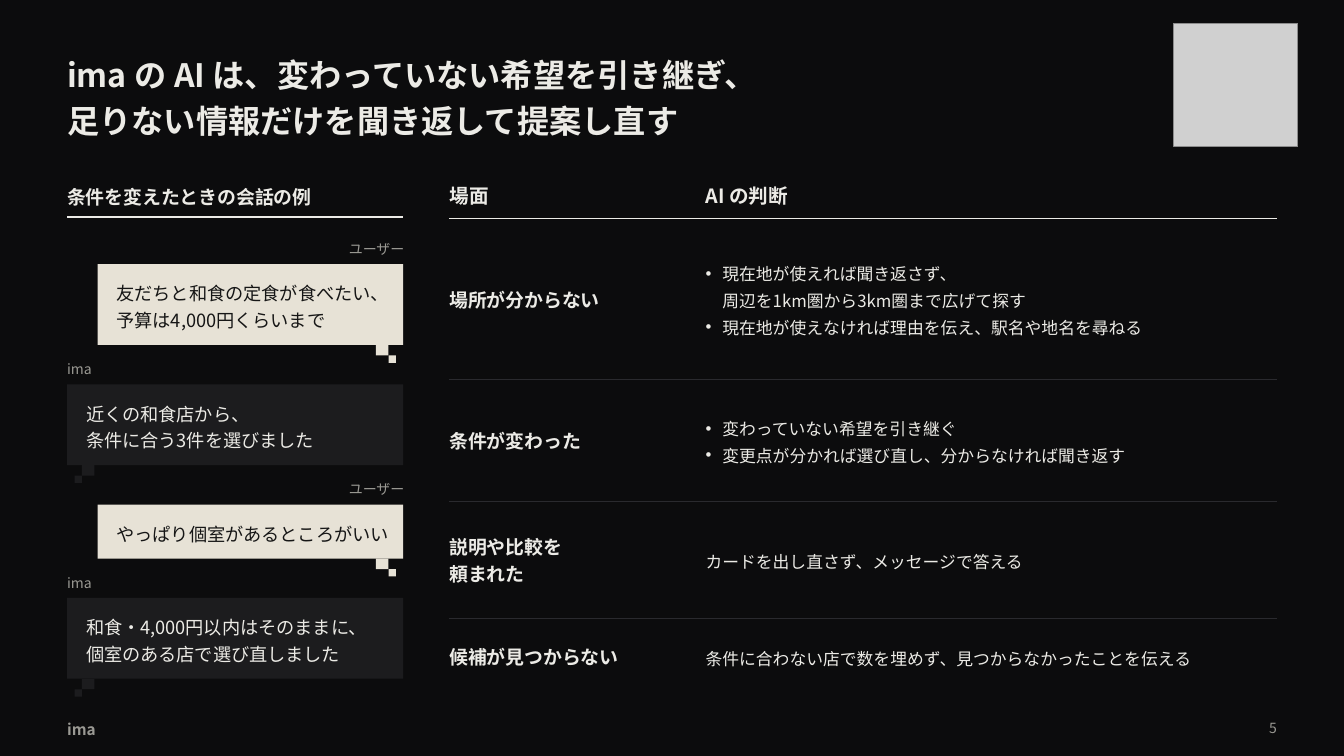
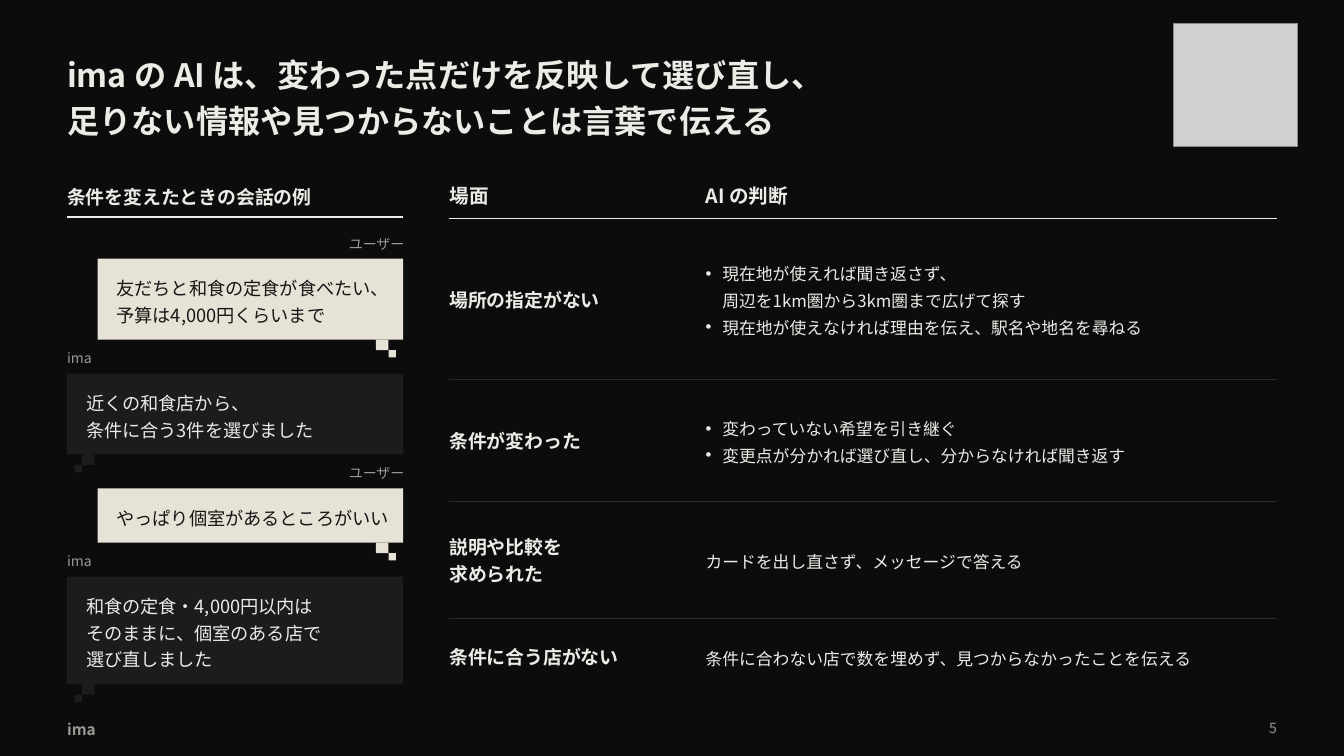
Before and after one commit to takapom/ima-app, a slide deck: slide 6 of docs/pitch/ima-pitch.pptx. Drawn at 1344x756 pixels with LibreOffice and Linux fonts; fonts in the diff are those of the drawing; grey boxes stand for pictures. Boxes give left, top, right and bottom in pixels: in the first picture for what was removed or moved away, otherwise in the second. Text is boxed around its words. In the diff, an @@ line names an element or a change of style, - is before the commit and + after.

```diff
--- a/docs/pitch/ima-pitch.pptx
+++ b/docs/pitch/ima-pitch.pptx
@@ text at bbox=[67, 59, 824, 136]: text changed @@
-ima の AI は、変わっていない希望を引き継ぎ、
-足りない情報だけを聞き返して提案し直す
+ima の AI は、変わった点だけを反映して選び直し、
+足りない情報や見つからないことは言葉で伝える
@@ table at bbox=[450, 172, 1277, 696] @@
-row 2, column 1: 場所が分からない
+row 2, column 1: 場所の指定がない
-row 4, column 1: 説明や比較を / 頼まれた
+row 4, column 1: 説明や比較を / 求められた
-row 5, column 1: 候補が見つからない
+row 5, column 1: 条件に合う店がない
@@ 3 rectangles, 2 texts: place and size @@
-3 rectangles, 2 texts at bbox=[98, 243, 405, 363]
+3 rectangles, 2 texts at bbox=[98, 238, 405, 357]
@@ 3 rectangles, 2 texts: place and size @@
-3 rectangles, 2 texts at bbox=[67, 363, 403, 483]
+3 rectangles, 2 texts at bbox=[67, 352, 403, 472]
@@ text "ima": place and size @@
-text "ima" at bbox=[67, 577, 92, 588]
+text "ima" at bbox=[67, 555, 92, 566]
@@ 3 rectangles, 2 texts: place and size @@
-3 rectangles, 2 texts at bbox=[98, 483, 405, 577]
+3 rectangles, 2 texts at bbox=[98, 467, 405, 561]
@@ rectangle: place and size @@
-rectangle at bbox=[68, 598, 403, 679]
+rectangle at bbox=[68, 577, 403, 685]
@@ text at bbox=[86, 597, 321, 667]: text changed @@
-和食・4,000円以内はそのままに、
-個室のある店で選び直しました
+和食の定食・4,000円以内は
+そのままに、個室のある店で
+選び直しました
@@ rectangle: place and size @@
-rectangle at bbox=[82, 679, 94, 689]
+rectangle at bbox=[82, 685, 94, 695]
@@ rectangle: place and size @@
-rectangle at bbox=[75, 690, 82, 697]
+rectangle at bbox=[75, 695, 82, 702]
```
Also in this commit, not shown: 5 other slides changed, 1 other file.
